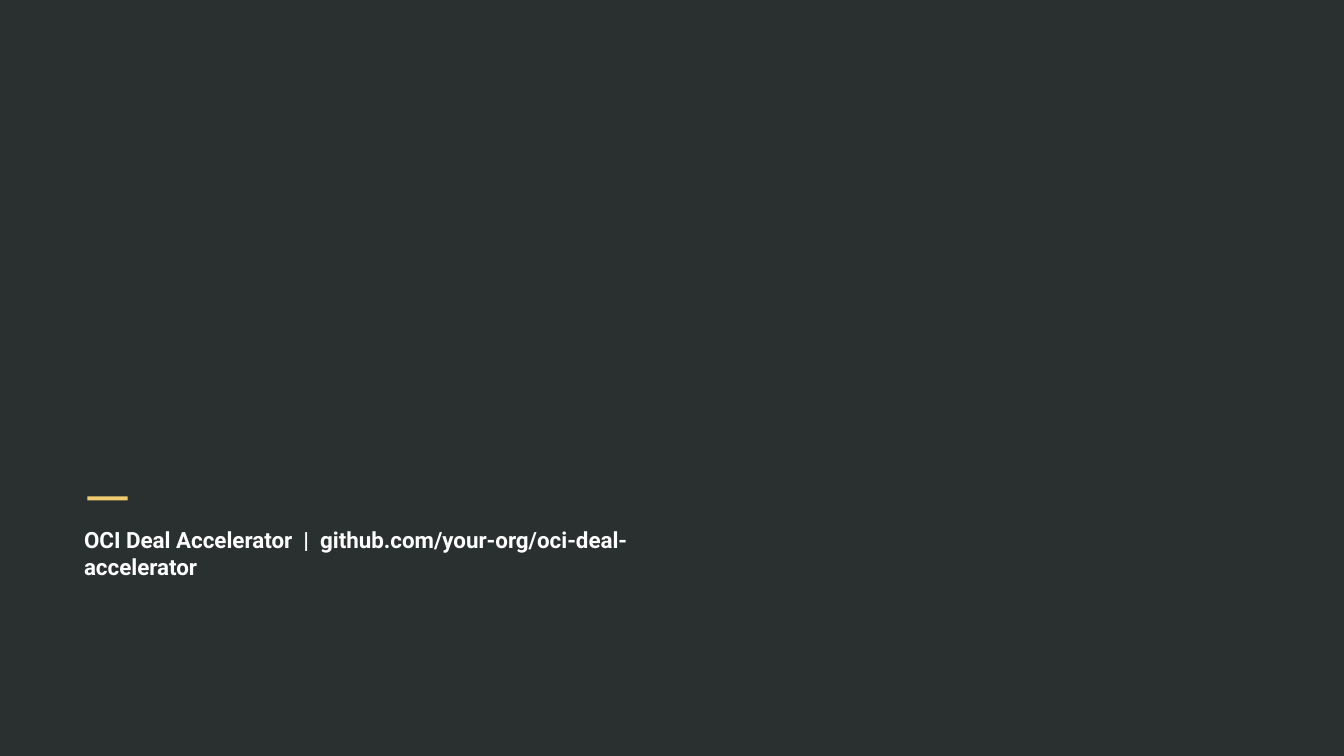
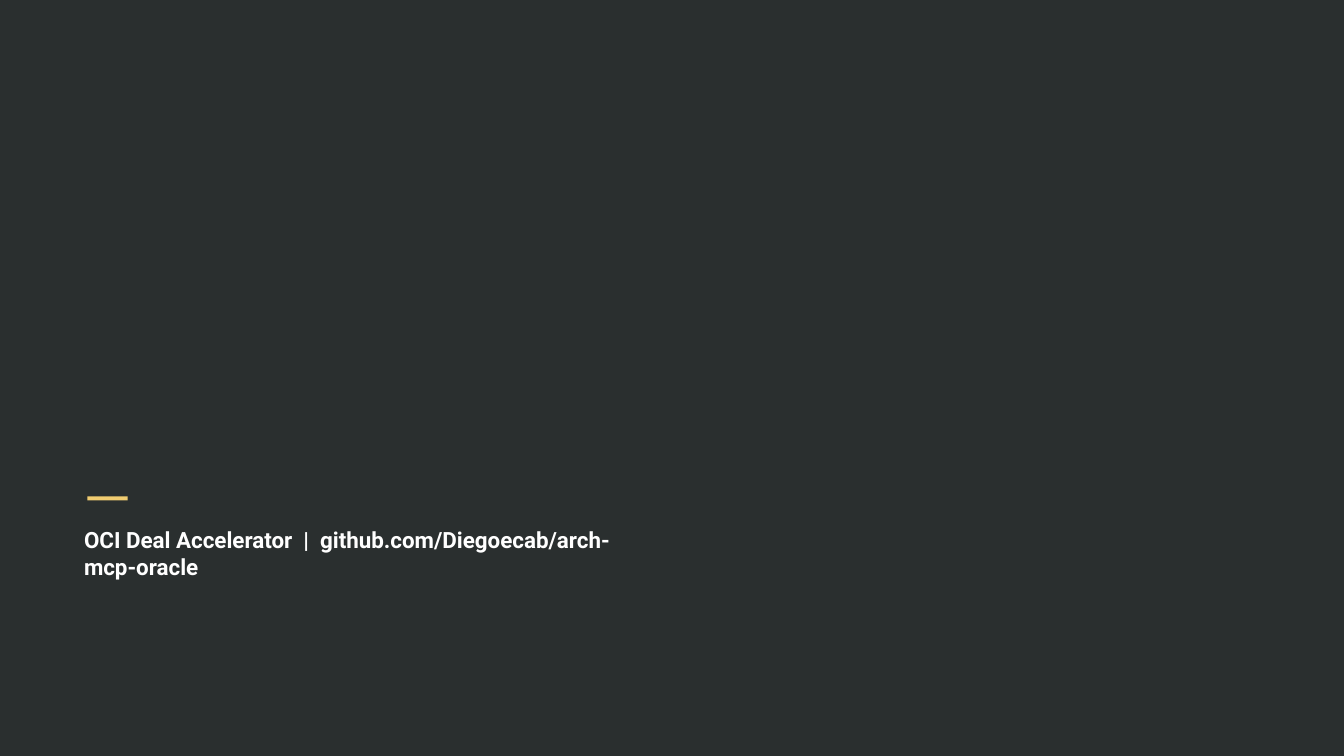
Before and after one commit to Diegoecab/oci-deal-accelerator, a slide deck: slide 14 of examples/output-demo-pharma-mx/demo-presentation.pptx (slide 12 before the commit). Drawn at 1344x756 pixels with LibreOffice and Linux fonts; fonts in the diff are those of the drawing; background and template pictures are left out. Boxes give left, top, right and bottom in pixels: in the first picture for what was removed or moved away, otherwise in the second. Text is boxed around its words. In the diff, an @@ line names an element or a change of style, - is before the commit and + after.

```diff
--- a/examples/output-demo-pharma-mx/demo-presentation.pptx
+++ b/examples/output-demo-pharma-mx/demo-presentation.pptx
@@ text at box(84, 531, 610, 580): text changed @@
-OCI Deal Accelerator | github.com/your-org/oci-deal-accelerator
+OCI Deal Accelerator | github.com/Diegoecab/arch-mcp-oracle
```
Also in this commit, not shown: 1 other slide changed, 2 slides added, 1 other file.
